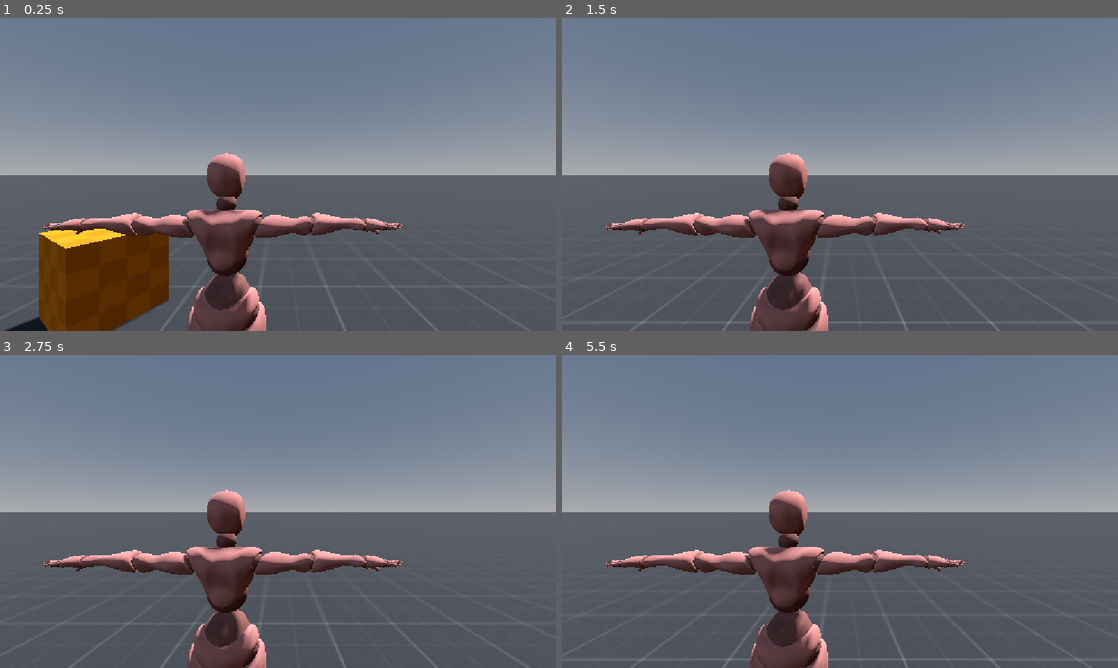
Above: before the commit, frames 1-4 (two rows, left to right).
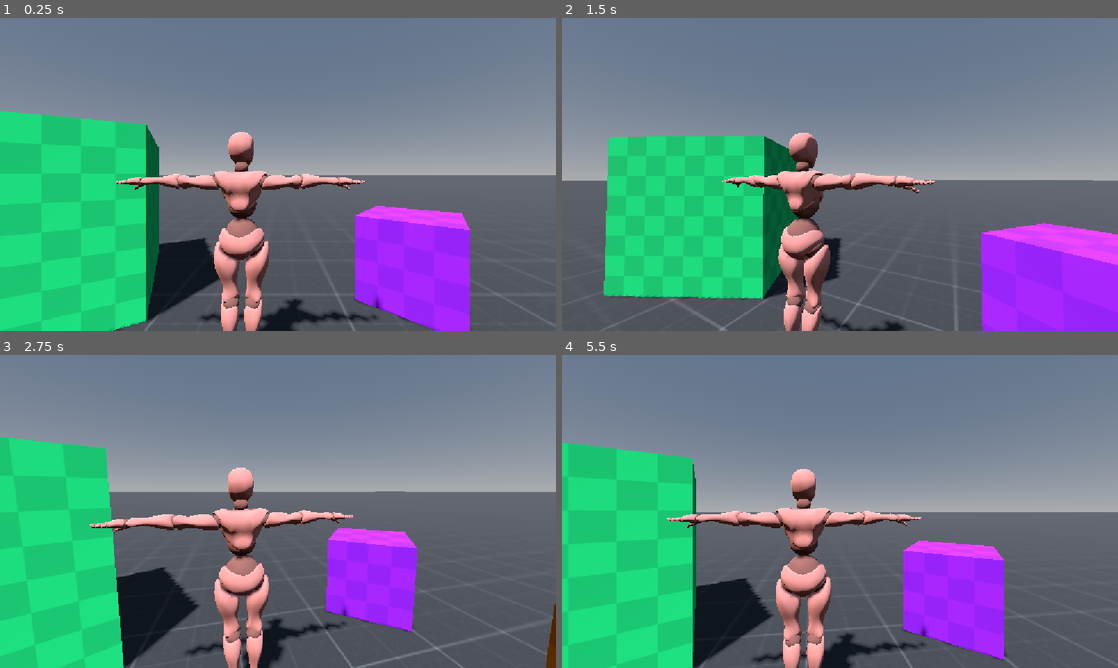
Above: after the commit, the same moments.

Repository: callummatthew066-sketch/Indie-Game-Tech-Demo
Game: Godot game, scene res://scenes/BaseMovement.tscn
Same seed, same stepped clock (60 frames per second), same inputs: the game is played once before the commit and once after it. The project has no main scene, so this scene is started directly.
Inputs (mouse positions are in pixels of both pictures, inside the frame that each line leads up to):
- Up to frame 1 (0.25 s): no input
- Up to frame 2 (1.5 s): tap Enter (ui_accept) at 0.5, 0.77 s; move the mouse to (867, 174) at 0.52 s; hold Up (ui_up) from 0.53 s (still down); move the mouse to (812, 174) at 1.27 s
- Up to frame 3 (2.75 s): keep holding Up (ui_up); tap Enter (ui_accept) at 1.52 s; move the mouse to (289, 505) at 2.02 s
- Up to frame 4 (5.5 s): keep holding Up (ui_up); move the mouse to (834, 517) at 2.77 s; tap Enter (ui_accept) at 3.02, 3.77, 4.52 s; move the mouse to (878, 514) at 3.52 s; move the mouse to (795, 508) at 4.27 s; move the mouse to (845, 511) at 5.02 s

The runs differ from the first frame. In frame 1, 37% of the frame differs, in the area x 0-100%, y 29-100%; in frame 2, 33%; in frame 3, 37%; in frame 4, 34%.

Commit message:
Basic Movement (sans animation) complete
Animation couldn;t be doen due to importing issues. I know I haven't worked on this in months, this has been due to uni work. Next thing intend to work on is some ik on the head for funsies

Diff:
--- a/tech-test/project.godot
+++ b/tech-test/project.godot
@@ -19,6 +19,29 @@
 window/stretch/mode="canvas_items"
 window/stretch/aspect="expand"
 
+[input]
+
+forward={
+"deadzone": 0.2,
+"events": [Object(InputEventKey,"resource_local_to_scene":false,"resource_name":"","device":-1,"window_id":0,"alt_pressed":false,"shift_pressed":false,"ctrl_pressed":false,"meta_pressed":false,"pressed":false,"keycode":0,"physical_keycode":87,"key_label":0,"unicode":119,"location":0,"echo":false,"script":null)
+]
+}
+backward={
+"deadzone": 0.2,
+"events": [Object(InputEventKey,"resource_local_to_scene":false,"resource_name":"","device":-1,"window_id":0,"alt_pressed":false,"shift_pressed":false,"ctrl_pressed":false,"meta_pressed":false,"pressed":false,"keycode":0,"physical_keycode":83,"key_label":0,"unicode":115,"location":0,"echo":false,"script":null)
+]
+}
+left={
+"deadzone": 0.2,
+"events": [Object(InputEventKey,"resource_local_to_scene":false,"resource_name":"","device":-1,"window_id":0,"alt_pressed":false,"shift_pressed":false,"ctrl_pressed":false,"meta_pressed":false,"pressed":false,"keycode":0,"physical_keycode":65,"key_label":0,"unicode":97,"location":0,"echo":false,"script":null)
+]
+}
+right={
+"deadzone": 0.2,
+"events": [Object(InputEventKey,"resource_local_to_scene":false,"resource_name":"","device":-1,"window_id":0,"alt_pressed":false,"shift_pressed":false,"ctrl_pressed":false,"meta_pressed":false,"pressed":false,"keycode":0,"physical_keycode":68,"key_label":0,"unicode":100,"location":0,"echo":false,"script":null)
+]
+}
+
 [physics]
 
 3d/physics_engine="Jolt Physics"
--- a/tech-test/scenes/character_body_3d.tscn
+++ b/tech-test/scenes/character_body_3d.tscn
@@ -6,6 +6,7 @@
 [sub_resource type="CylinderShape3D" id="CylinderShape3D_sn0t7"]
 
 [node name="CharacterBody3D" type="CharacterBody3D" unique_id=1991546827]
+transform = Transform3D(-1, 0, 8.742278e-08, 0, 1, 0, -8.742278e-08, 0, -1, 0, 0, 0)
 script = ExtResource("1_o7tup")
 
 [node name="CollisionShape3D" type="CollisionShape3D" parent="." unique_id=317967409]
@@ -13,12 +14,52 @@
 shape = SubResource("CylinderShape3D_sn0t7")
 
 [node name="Visuals" type="Node3D" parent="." unique_id=1516730722]
-transform = Transform3D(-1, 0, 8.742278e-08, 0, 1, 0, -8.742278e-08, 0, -1, 0, 0, 0)
+transform = Transform3D(1, 0, -1.7484554e-07, 0, 1, 0, 1.7484554e-07, 0, 1, 0, 0, 0)
 
 [node name="X Bot" parent="Visuals" unique_id=825854925 instance=ExtResource("2_nr340")]
 
+[node name="Skeleton3D" parent="Visuals/X Bot" index="0" unique_id=1474613444]
+transform = Transform3D(-1, 0, 8.742279e-08, 0, 1, 0, -8.742279e-08, 0, -1, 0, 0, 0)
+bones/0/position = Vector3(6.394334e-08, 1.0427046, 0.015542561)
+bones/11/rotation = Quaternion(0.25208968, 0.06028138, -0.2217039, 0.9400343)
+bones/12/rotation = Quaternion(-1.3028307e-08, -0.0011705203, 4.6071386e-07, 0.99999934)
+bones/13/rotation = Quaternion(5.9453367e-08, -0.0008078255, 1.06314715e-07, 0.9999997)
+bones/15/rotation = Quaternion(2.965328e-07, 5.9517056e-08, -1.7677671e-07, 1)
+bones/16/rotation = Quaternion(-5.9604815e-08, -4.4703484e-08, -1.6676497e-08, 1)
+bones/17/rotation = Quaternion(-2.980207e-08, 4.470348e-08, 1.5755359e-07, 1)
+bones/19/rotation = Quaternion(-1.610284e-08, 2.9908218e-08, 6.5658206e-08, 1)
+bones/20/rotation = Quaternion(-8.940679e-08, 1.4901168e-08, -1.633889e-07, 1)
+bones/21/rotation = Quaternion(-2.9802493e-08, -1.4901515e-08, 1.7121783e-07, 1)
+bones/23/rotation = Quaternion(6.963165e-08, 2.1727547e-11, -3.7766586e-07, 1)
+bones/24/rotation = Quaternion(-2.9801885e-08, 2.980198e-08, 5.2314135e-08, 1)
+bones/25/rotation = Quaternion(2.9801878e-08, -2.980199e-08, -1.4196121e-07, 1)
+bones/27/rotation = Quaternion(1.5838519e-07, 3.1912561e-10, 2.2508902e-07, 1)
+bones/28/rotation = Quaternion(1.4901183e-07, -1.4900509e-08, -2.529123e-07, 1)
+bones/29/rotation = Quaternion(2.980224e-08, 4.470347e-08, -1.7206185e-07, 1)
+bones/31/rotation = Quaternion(0.4844227, 0.5709704, -0.5261617, 0.40308973)
+bones/35/rotation = Quaternion(0.25206137, -0.06016923, 0.2217348, 0.9400417)
+bones/36/rotation = Quaternion(-2.6466566e-07, 0.0010427856, -5.918076e-07, 0.9999995)
+bones/37/rotation = Quaternion(3.2415794e-08, 0.0007452001, 2.4195734e-07, 0.99999976)
+bones/39/rotation = Quaternion(-1.4648407e-07, 1.043264e-07, 4.889808e-07, 1)
+bones/40/rotation = Quaternion(2.2151217e-07, -7.443435e-08, 3.1881788e-07, 1)
+bones/41/rotation = Quaternion(3.6455285e-07, -1.4945503e-08, 7.340713e-08, 1)
+bones/43/rotation = Quaternion(4.6807824e-07, 2.977653e-08, -2.304805e-07, 1)
+bones/44/rotation = Quaternion(-2.2318845e-07, -4.471037e-08, 2.5219015e-07, 1)
+bones/45/rotation = Quaternion(-4.275899e-07, 1.0429029e-07, -2.544494e-07, 1)
+bones/51/rotation = Quaternion(1.4118677e-07, 1.1082404e-07, 1.5064087e-07, 1)
+bones/52/rotation = Quaternion(-1.249087e-07, -1.4798432e-08, -2.286106e-07, 1)
+bones/53/rotation = Quaternion(1.9501242e-07, 2.9788241e-08, -1.2535747e-07, 1)
+bones/55/rotation = Quaternion(-1.8518817e-08, 0.011028456, 0.99993926, -4.9025385e-07)
+bones/56/rotation = Quaternion(-0.03943182, -2.4880556e-10, 2.1124885e-08, 0.9992223)
+bones/57/rotation = Quaternion(0.46033445, -7.743378e-09, -1.3930746e-07, 0.8877457)
+bones/60/rotation = Quaternion(-1.840963e-08, 0.011018208, 0.9999393, -4.792804e-07)
+bones/61/rotation = Quaternion(-0.039410245, -1.5021996e-08, 2.2099435e-08, 0.9992232)
+bones/62/rotation = Quaternion(0.4603244, -7.996993e-09, -1.3181912e-07, 0.8877508)
+
 [node name="Camera_mount" type="Node3D" parent="." unique_id=846733280]
-transform = Transform3D(-1, 0, 8.742278e-08, 0, 1, 0, -8.742278e-08, 0, -1, 0, 0, 0)
+transform = Transform3D(-1, 0, -8.742278e-08, 0, 1, 0, 8.742278e-08, 0, -1, 0, 1.1304157, 0)
 
 [node name="Camera3D" type="Camera3D" parent="Camera_mount" unique_id=993399097]
-transform = Transform3D(-1, 0, -8.940697e-08, 0, 1, 0, 8.940697e-08, 0, -1, -0.2709633, 1.6967444, -1.090416)
+transform = Transform3D(-1, 0, -8.940697e-08, 0, 1, 0, 8.940697e-08, 0, -1, -0.27096337, 0.36164272, -1.5351328)
+
+[editable path="Visuals/X Bot"]
--- a/tech-test/scripts/Player_Movement.gd
+++ b/tech-test/scripts/Player_Movement.gd
@@ -1,12 +1,22 @@
 extends CharacterBody3D
+@onready var camera_mount: Node3D = $Camera_mount
+@onready var visuals: Node3D = $Visuals
+@onready var animation_player: AnimationPlayer = $"Visuals/X Bot/AnimationPlayer"
 
 
 const SPEED = 5.0
 const JUMP_VELOCITY = 4.5
-
+const SENS_HORIZONTAL = 0.5
+const SENS_VERTICAL = 0.5
 func _ready():
 	Input.mouse_mode = Input.MOUSE_MODE_CAPTURED
 
+func _input(event):
+	if event is InputEventMouseMotion:
+		rotate_y(deg_to_rad(-event.relative.x * SENS_HORIZONTAL))
+		visuals.rotate_y((deg_to_rad(event.relative.x*SENS_HORIZONTAL)))
+		camera_mount.rotate_x(deg_to_rad(event.relative.y * SENS_VERTICAL))
+		camera_mount.rotation.x = clamp(camera_mount.rotation.x, deg_to_rad(-40), deg_to_rad(55))
 func _physics_process(delta: float) -> void:
 	# Add the gravity.
 	if not is_on_floor():
@@ -18,10 +28,12 @@
 
 	# Get the input direction and handle the movement/deceleration.
 	# As good practice, you should replace UI actions with custom gameplay actions.
-	var input_dir := Input.get_vector("ui_left", "ui_right", "ui_up", "ui_down")
+	var input_dir := Input.get_vector("left", "right", "forward", "backward")
 	var direction := (transform.basis * Vector3(input_dir.x, 0, input_dir.y)).normalized()
 	if direction:
 		velocity.x = direction.x * SPEED
+		visuals.look_at((visuals.global_position + direction))
+
 		velocity.z = direction.z * SPEED
 	else:
 		velocity.x = move_toward(velocity.x, 0, SPEED)
Not shown, added: tech-test/scenes/BaseMovement.tscn782283255.tmp
Not shown, added: tech-test/scenes/BaseMovement.tscn788199424.tmp
